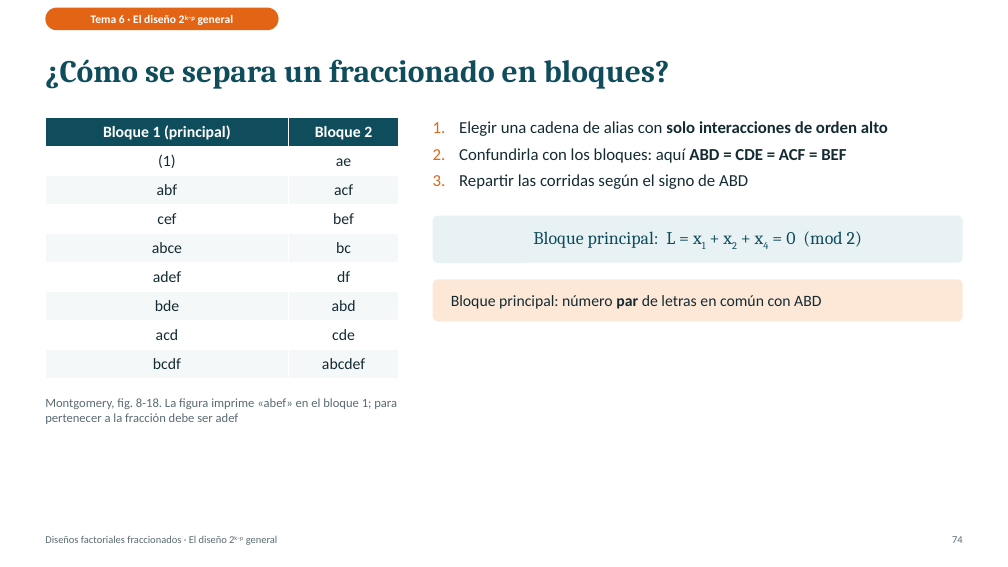
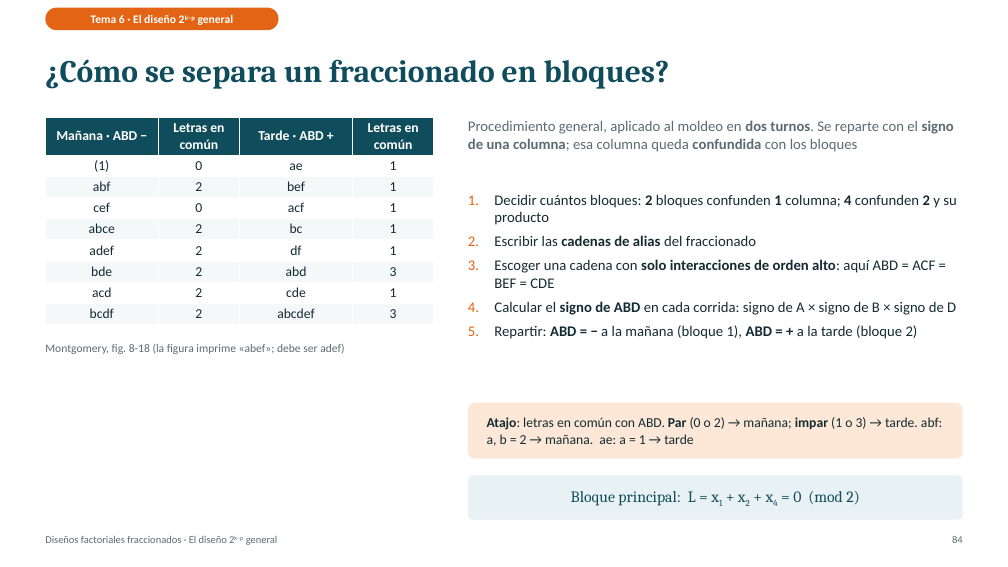
Before and after one commit to Juanes2001/diseno-de-experimentos, a slide deck: slide 84 of exposicion-tema-06/Tema6_Factoriales_Fraccionados.pptx (slide 74 before the commit). Drawn at 1008x567 pixels with LibreOffice and Linux fonts; fonts in the diff are those of the drawing. Boxes give left, top, right and bottom in pixels: in the first picture for what was removed or moved away, otherwise in the second. Text is boxed around its words. In the diff, an @@ line names an element or a change of style, - is before the commit and + after.

```diff
--- a/exposicion-tema-06/Tema6_Factoriales_Fraccionados.pptx
+++ b/exposicion-tema-06/Tema6_Factoriales_Fraccionados.pptx
@@ table at (45,117,434,324) @@
-column 1: Bloque 1 (principal) | (1) | abf | cef | abce | adef | bde | acd | bcdf
-column 2: Bloque 2 | ae | acf | bef | bc | df | abd | cde | abcdef
+column 1: Mañana · ABD − | (1) | abf | cef | abce | adef | bde | acd | bcdf
+column 2: Letras en común | 0 | 2 | 0 | 2 | 2 | 2 | 2 | 2
+column 3: Tarde · ABD + | ae | bef | acf | bc | df | abd | cde | abcdef
+column 4: Letras en común | 1 | 1 | 1 | 1 | 1 | 3 | 1 | 3
@@ table: place and size @@
-table at (45,117,399,379)
+table at (45,117,434,324)
@@ text removed at (459,121,888,189) @@
-1. Elegir una cadena de alias con solo interacciones de orden alto
-2. Confundirla con los bloques: aquí ABD = CDE = ACF = BEF
-3. Repartir las corridas según el signo de ABD
@@ text added at (468,120,954,152), 14 pt, text #5B6B73 @@
+Procedimiento general, aplicado al moldeo en dos turnos. Se reparte con el signo de una columna; esa columna queda confundida con los bloques
@@ text added at (494,194,956,339), 14 pt, text #142B33 @@
+1. Decidir cuántos bloques: 2 bloques confunden 1 columna; 4 confunden 2 y su producto
+2. Escribir las cadenas de alias del fraccionado
+3. Escoger una cadena con solo interacciones de orden alto: aquí ABD = ACF = BEF = CDE
+4. Calcular el signo de ABD en cada corrida: signo de A × signo de B × signo de D
+5. Repartir: ABD = − a la mañana (bloque 1), ABD = + a la tarde (bloque 2)
@@ rounded rectangle removed at (433,280,963,321) @@
-Bloque principal: número par de letras en común con ABD
@@ text at (45,344,344,354): text changed; size 12 to 11 pt @@
-Montgomery, fig. 8-18. La figura imprime «abef» en el bloque 1; para pertenecer a la fracción debe ser adef
+Montgomery, fig. 8-18 (la figura imprime «abef»; debe ser adef)
@@ rounded rectangle added at (468,403,963,459), fill #FDE8D7, 13 pt, text #142B33 @@
+Atajo: letras en común con ABD. Par (0 o 2) → mañana; impar (1 o 3) → tarde. abf: a, b = 2 → mañana. ae: a = 1 → tarde
@@ rounded rectangle "Bloque principal: L = x1 ...": place and size @@
-rounded rectangle "Bloque principal: L = x1 ..." at (433,216,963,262)
+rounded rectangle "Bloque principal: L = x1 ..." at (468,476,963,520)
@@ rounded rectangle "Bloque principal: L = x1 ..." at (468,476,963,520): size 17 to 15 pt @@
@@ text at (952,536,963,543): text changed @@
-74
+84
```
Also in this commit, not shown: 43 other slides changed, 22 slides added, 6 other files.
